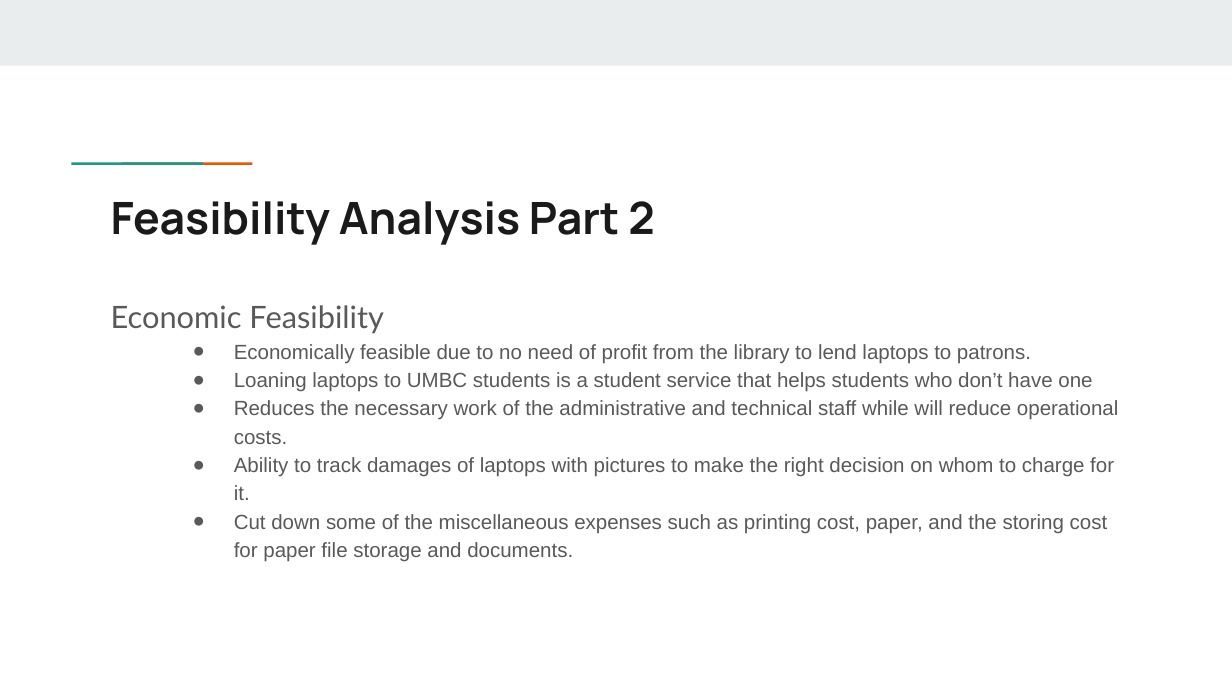
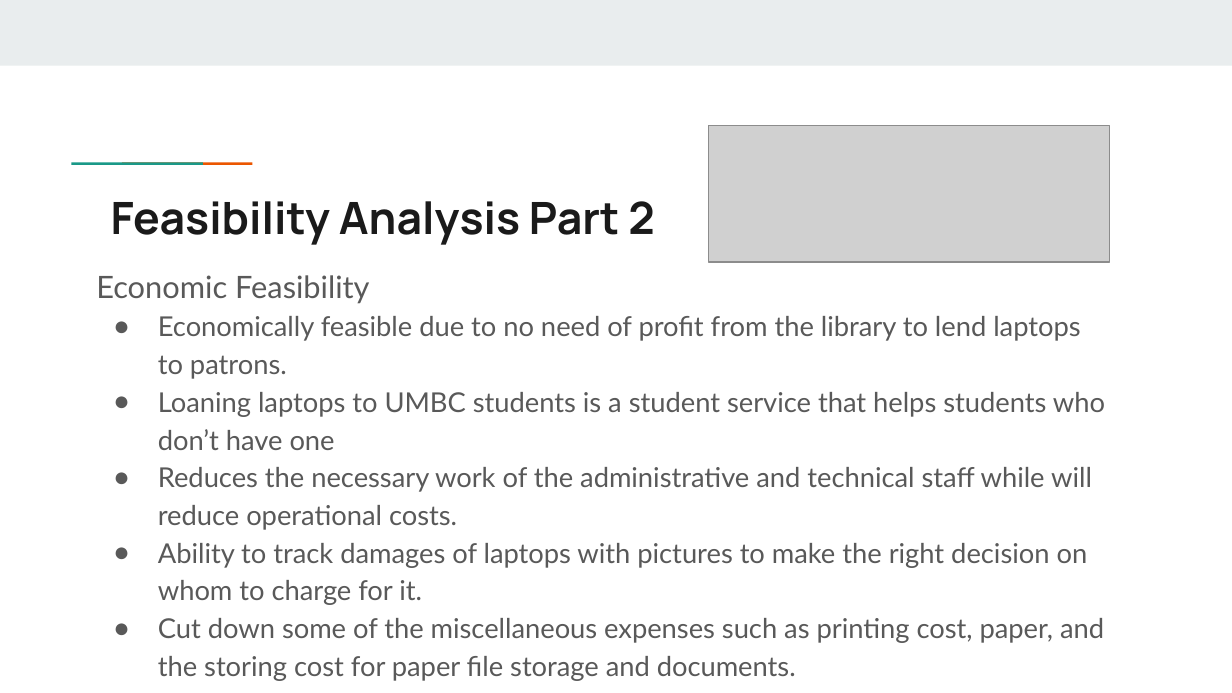
Before and after one commit to N-Roomi/A.O.K.-Laptop-Loan-System-Overhaul, a slide deck: slide 15 of A.O.K. Laptop Overhaul System.pptx. Drawn at 1232x693 pixels with LibreOffice and Linux fonts; fonts in the diff are those of the drawing; grey boxes stand for pictures. Boxes give left, top, right and bottom in pixels: in the first picture for what was removed or moved away, otherwise in the second. Text is boxed around its words. In the diff, an @@ line names an element or a change of style, - is before the commit and + after.

```diff
--- a/A.O.K. Laptop Overhaul System.pptx
+++ b/A.O.K. Laptop Overhaul System.pptx
@@ picture added at (708,126,1110,262) @@
@@ text "Economic Feasibility": place and size @@
-text "Economic Feasibility" at (111,305,1118,562)
+text "Economic Feasibility" at (96,275,1105,681)
@@ text at (158,316,1105,681): size 12 to 16 pt, font Arial to Lato; indent changed @@
```
Also in this commit, not shown: 15 other slides changed, 1 other file.
